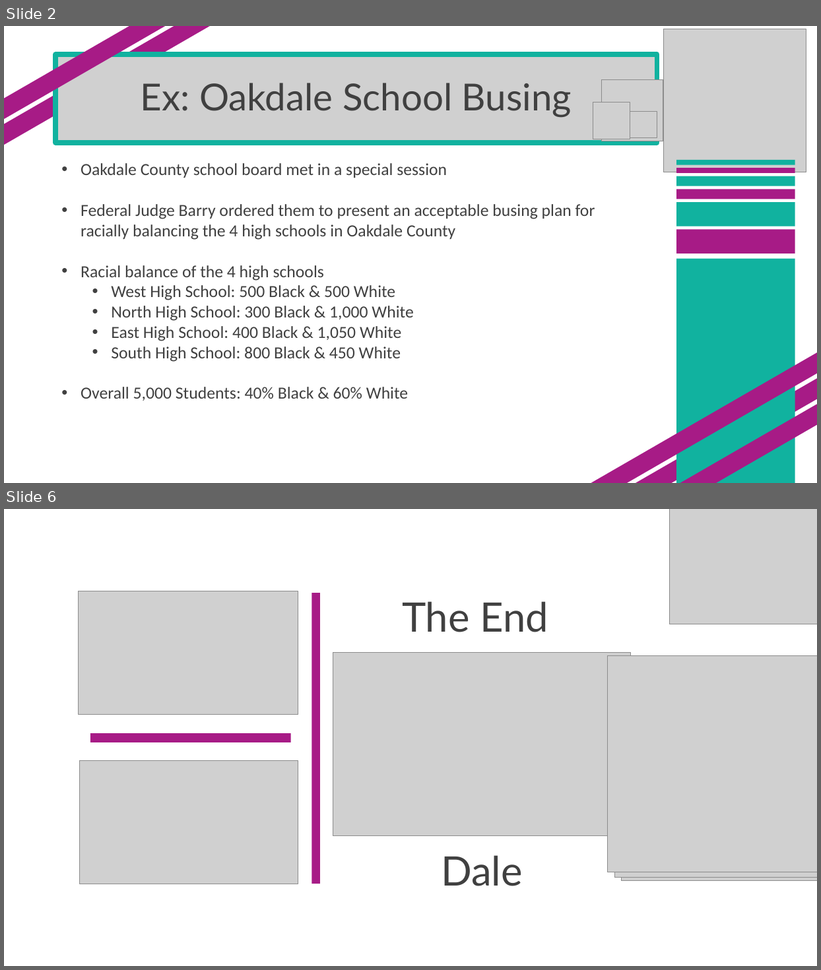
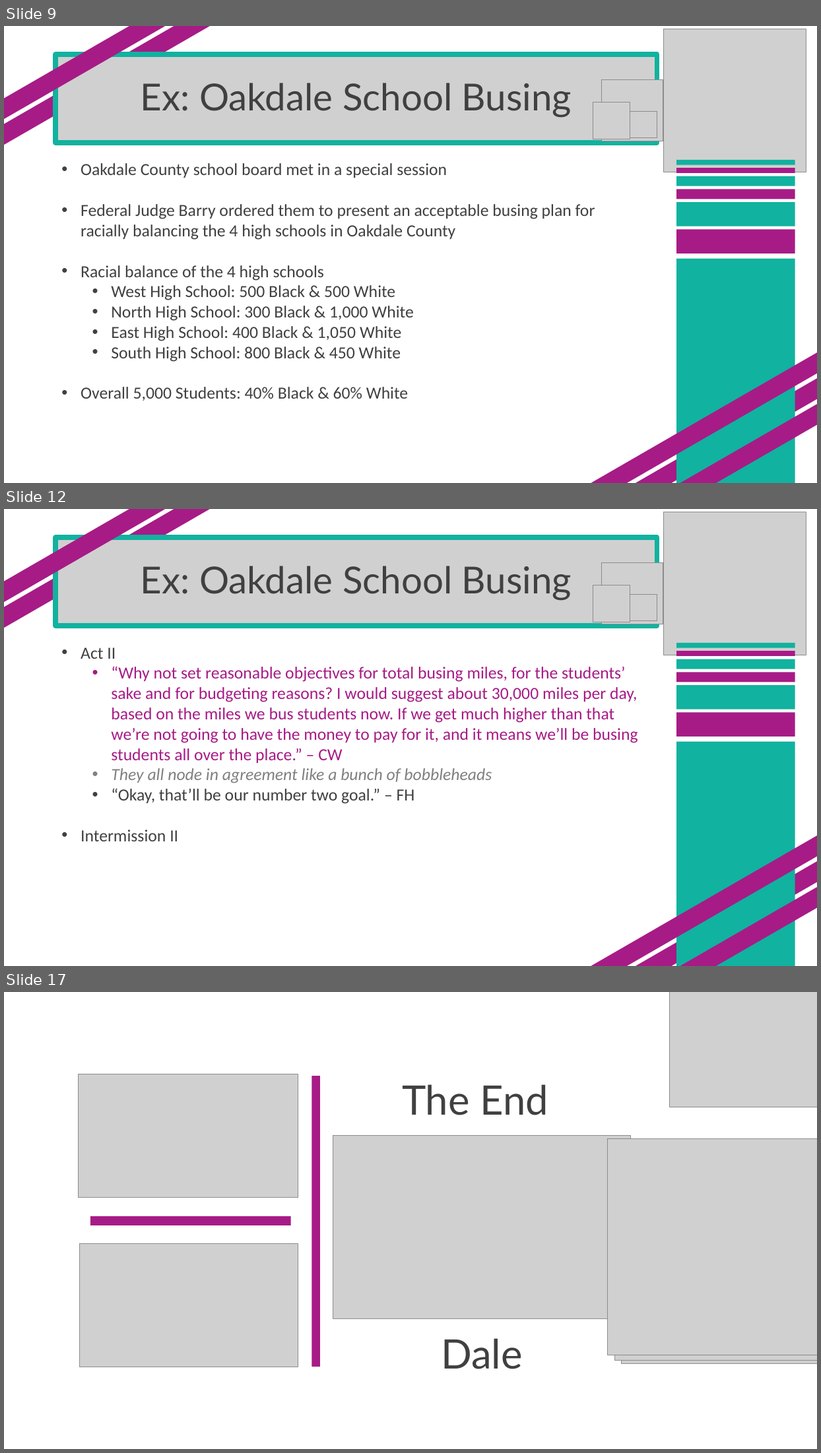
Before and after one commit to SuperMarioGiacomazzo/STOR305_WEBSITE, a slide deck: Lectures/Lecture 16/Lecture 16.pptx. Shown one above the other, each under a label of ours: slides 2 and 6 before the commit, slides 9, 12 and 17 after it; the slides between them are not shown. The pictures are 821x970 and 821x1453 pixels, drawn with LibreOffice and Linux fonts; fonts in the diff are those of the drawing; grey boxes stand for pictures. Boxes give left, top, right and bottom in pixels: in the first picture for what was removed or moved away, otherwise in the second. Text is boxed around its words. In the diff, an @@ line names an element or a change of style, - is before the commit and + after.

```diff
--- a/Lectures/Lecture 16/Lecture 16.pptx
+++ b/Lectures/Lecture 16/Lecture 16.pptx
@@ slide 12 added at <box>4,509,817,966</box>, background #FFFFFF @@
@@ rectangle added at <box>4,509,219,638</box>, fill #A71B86 @@
@@ rectangle added at <box>4,509,207,618</box>, fill #A71B86 @@
@@ picture added at <box>663,512,806,655</box> @@
@@ picture added at <box>56,538,657,626</box> @@
@@ title added at <box>56,537,657,626</box>, outline #11B29F 6 pt, 44 pt, text #404040 @@
+Ex: Oakdale School Busing
@@ picture added at <box>602,563,663,625</box> @@
@@ picture added at <box>593,586,630,622</box> @@
@@ picture added at <box>630,594,657,621</box> @@
@@ rectangle added at <box>677,643,795,648</box>, fill #11B29F @@
@@ text added at <box>81,648,638,842</box>, 20 pt, text #A71B86 @@
+• Act II
+  • “Why not set reasonable objectives for total busing miles, for the students’ sake and for budgeting reasons? I would suggest about 30,000 miles per day, based on the miles we bus students now. If we get much higher than that we’re not going to have the money to pay for it, and it means we’ll be busing students all over the place.” – CW
+  • They all node in agreement like a bunch of bobbleheads
+  • “Okay, that’ll be our number two goal.” – FH
+• Intermission II
@@ rectangle added at <box>677,651,795,656</box>, fill #A71B86 @@
@@ rectangle added at <box>677,659,795,669</box>, fill #11B29F @@
@@ rectangle added at <box>677,673,795,682</box>, fill #A71B86 @@
@@ rectangle added at <box>677,685,795,710</box>, fill #11B29F @@
@@ rectangle added at <box>677,713,795,737</box>, fill #A71B86 @@
@@ rectangle added at <box>677,742,795,966</box>, fill #11B29F @@
@@ rectangle added at <box>572,820,817,966</box>, fill #A71B86 @@
@@ rectangle added at <box>624,839,817,966</box>, fill #A71B86 @@
@@ rectangle added at <box>635,859,817,966</box>, fill #A71B86 @@
@@ what was slide 2 is now slide 9 @@
@@ what was slide 6 is now slide 17 @@
```
Also in this commit, not shown: 3 slides changed, 10 other slides added, 57 other files.
